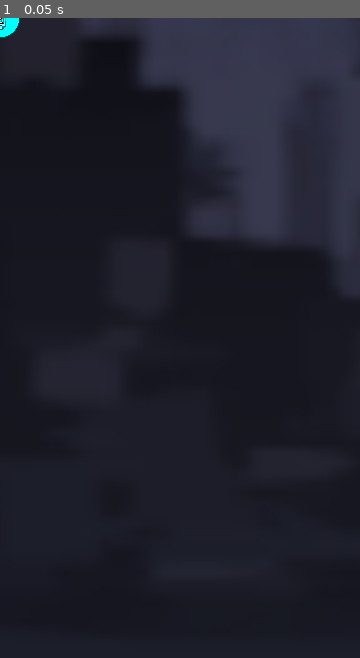
Above: before the commit, frame 1.
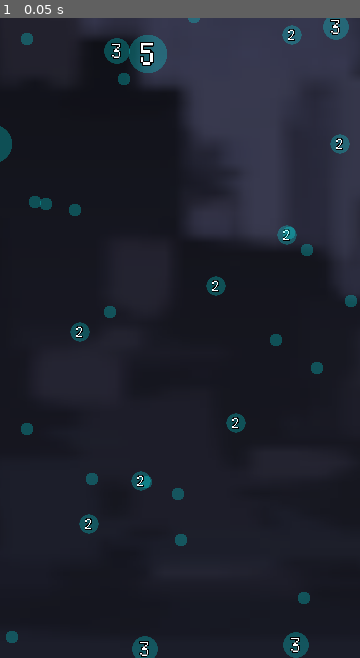
Above: after the commit, the same moment.

Repository: kamikoloss/sharking
Game: Godot game, scene res://scenes/server.tscn
The game is run twice, just before and just after one commit, with the same random seed, the same clock (stepped at 60 frames per second) and the same inputs. This scene is started directly instead of the project's main scene.
Inputs:
- Up to frame 1 (0.05 s): no input

The runs differ from the first frame. In frame 1, 3.5% of the frame differs, in the area x 0-100%, y 0-100%.

Commit message:
Server 上で EXP を破壊できない不具合を修正した

Diff:
--- a/scripts/client.gd
+++ b/scripts/client.gd
@@ -86,7 +86,6 @@
 		# Hero が移動終了したとき
 		Message.MessageType.HERO_MOVE_STOPPED:
 			_level.update_hero(message["pid"], message["exp"], message["pos"])
-			#_level.despawn_exps(message["expids"])
 		# Hero がダメージを受けたとき (死んだときも含む)
 		Message.MessageType.HERO_DAMAGED:
 			pass
--- a/scripts/exp.gd
+++ b/scripts/exp.gd
@@ -4,7 +4,6 @@
 
 
 var id: int = -1
-var is_active: bool = true
 var point: int = 0
 
 
@@ -30,16 +29,17 @@
 
 
 # 自身を破壊する
-func destroy() -> void:
-	is_active = false
+# free: インスタンスの破壊まで行う
+func destroy(free: bool = false) -> void:
 	_label.visible = false
 
 	var tween = _die_tween
 	tween.set_ease(Tween.EASE_OUT).set_trans(Tween.TRANS_QUINT)
 	tween.tween_property(_sprite, "self_modulate", Color.WHITE, 0.25)
 	tween.tween_property(_sprite, "self_modulate", Color.TRANSPARENT, 1.0)
-	tween.finished.connect(func(): queue_free())
-	print("[Exp %s] died." % get_instance_id())
+	if free:
+		tween.finished.connect(func(): queue_free())
+	print("[Exp %s] died." % id)
 
 
 func _on_area_entered(area: Area2D) -> void:
--- a/scripts/hero.gd
+++ b/scripts/hero.gd
@@ -33,7 +33,7 @@
 		var from = move_state
 		move_state = value
 		move_state_changed.emit(value)
-		print("[Hero] move state changed. %s -> %s" % [MoveState.keys()[from], MoveState.keys()[value]])
+		print("[Hero %s] move state changed. %s -> %s" % [id, MoveState.keys()[from], MoveState.keys()[value]])
 
 var id: int = -1
 var charge: float = 0.0 # 現在の移動タメ度 (最大 1.0)
@@ -139,13 +139,11 @@
 
 # 移動する
 func move(dest_position: Vector2, before_duration: float, move_duration: float) -> void:
+	move_started.emit(dest_position, move_duration)
 	move_state = MoveState.MOVING
 
 	var direction = rad_to_deg(position.angle_to_point(dest_position)) + 90.0
 	direction = _clamp_deg(direction)
-
-	print("[Hero] move started. direction: %s, charge: %s, dest: %s" % [direction, charge, dest_position])
-	move_started.emit(dest_position, move_duration)
 
 	var tween_move = _get_tween(TweenType.MOVE)
 	# 移動先の方向に回転する
@@ -160,6 +158,7 @@
 	tween_move.tween_property(self, "position", dest_position, move_duration)
 	tween_move.tween_property(_sprite, "scale", Vector2(0.4, 0.4), 0.5)
 	tween_move.finished.connect(_on_move_finished)
+
 
 func _on_move_finished():
 	move_stopped.emit()
--- a/scripts/level.gd
+++ b/scripts/level.gd
@@ -3,7 +3,7 @@
 
 
 # Level 上に存在する EXP/Hero { ID: Instance, ... }
-# 接続した Client に現在の状態を教えるために保持しておく
+# 接続した Client に現在の状態を教えるために保持しておく (Server 用)
 var exps_on_level: Dictionary = {}
 var heros_on_level: Dictionary = {}
 
@@ -35,9 +35,9 @@
 
 
 # EXP を生成する
-func spawn_exp(id: int, point: int, positon: Vector2) -> void:
-	# 既に存在する場合: 何もしない
-	if id in exps_on_level.keys():
+func spawn_exp(id: int, point: int, pos: Vector2) -> void:
+	# Level 上に存在する場合: 何もしない
+	if exps_on_level.has(id):
 		return
 
 	# EXP インスタンスを作成する
@@ -47,7 +47,7 @@
 	var exp_id = exp_instance.get_instance_id() if id < 0 else id
 	exp_instance.id = exp_id
 	exp_instance.point = point
-	exp_instance.position = position
+	exp_instance.position = pos
 
 	_exp_point_sum -= point
 	_exps_parent_node.add_child(exp_instance)
@@ -59,12 +59,9 @@
 	# Level 上に存在しない場合: 何もしない
 	if not exps_on_level.has(id):
 		return
-	# Level 上に存在する EXP が有効でない場合: 何もしない
-	if not exps_on_level[id].is_active:
-		return
 
 	_exp_point_sum -= exps_on_level[id].point
-	exps_on_level[id].destroy()
+	exps_on_level[id].destroy(true)
 	exps_on_level.erase(id)
 
 
@@ -90,13 +87,13 @@
 
 
 # Hero の情報を更新する
-func update_hero(pid: int, exp: int, position: Vector2) -> void:
+func update_hero(pid: int, exp: int, pos: Vector2) -> void:
 	# Level 上に存在しない場合: 何もしない
 	if not heros_on_level.has(pid):
 		return
 
 	heros_on_level[pid].exp_point = exp
-	heros_on_level[pid].position = position
+	heros_on_level[pid].position = pos
 
 
 # 上限になるまでの EXP のリストを取得する
@@ -115,7 +112,7 @@
 	return exps
 
 
-# 指定範囲内のランダムな座標を取得する
+# Level 内のランダムな座標を取得する
 func _get_random_position() -> Vector2:
 	var x = _rng.randi_range(_level_size * -1, _level_size)
 	var y = _rng.randi_range(_level_size * -1, _level_size)
--- a/scripts/message.gd
+++ b/scripts/message.gd
@@ -12,6 +12,7 @@
 	HERO_MOVE_STOPPED,
 	HERO_DAMAGED,
 	EXP_SPAWNED,
+	EXP_DESPAWNED,
 }
 
 
--- a/scripts/server.gd
+++ b/scripts/server.gd
@@ -30,7 +30,6 @@
 
 	# 新しく接続した Peer に現在の状況を共有する
 	var exps_data = []
-	print(_level.exps_on_level)
 	for exp in _level.exps_on_level.values():
 		exps_data.append({ "id": exp.id, "pt": exp.point, "pos": exp.position })
 	var heros_data = []
@@ -69,6 +68,10 @@
 	if message_type in Message.HERO_ACTION_MESSAGE_TYPES:
 		# 送信者以外のすべての Peer に共有する
 		_send_message_to_peers(message, peer_id)
+		# Server 上の EXP 情報を更新する
+		if message_type == Message.MessageType.HERO_MOVE_STOPPED:
+			for exp_id in message["expids"]:
+				_level.despawn_exp(exp_id)
 		# Server 上の Hero 情報を更新する
 		if message_type == Message.MessageType.HERO_SPAWNED:
 			_level.spawn_hero(message["pid"])
@@ -99,7 +102,8 @@
 
 
 # 接続中のすべての Peer にメッセージを一括送信する
+# except_peer_id: 一括送信先から除く Peer ID
 func _send_message_to_peers(message: Variant, except_peer_id: int = 0) -> void:
-	for peer_id in _ws_server.peers:
+	for peer_id in _ws_server.peers.keys():
 		if peer_id != except_peer_id:
 			_send_message_to_peer(message, peer_id)
